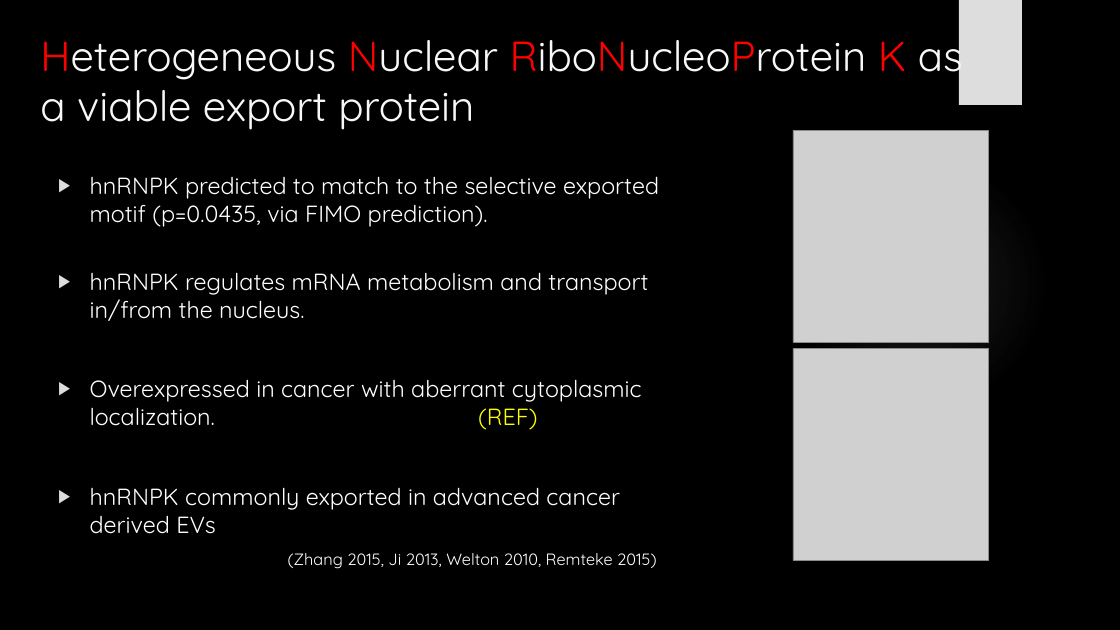
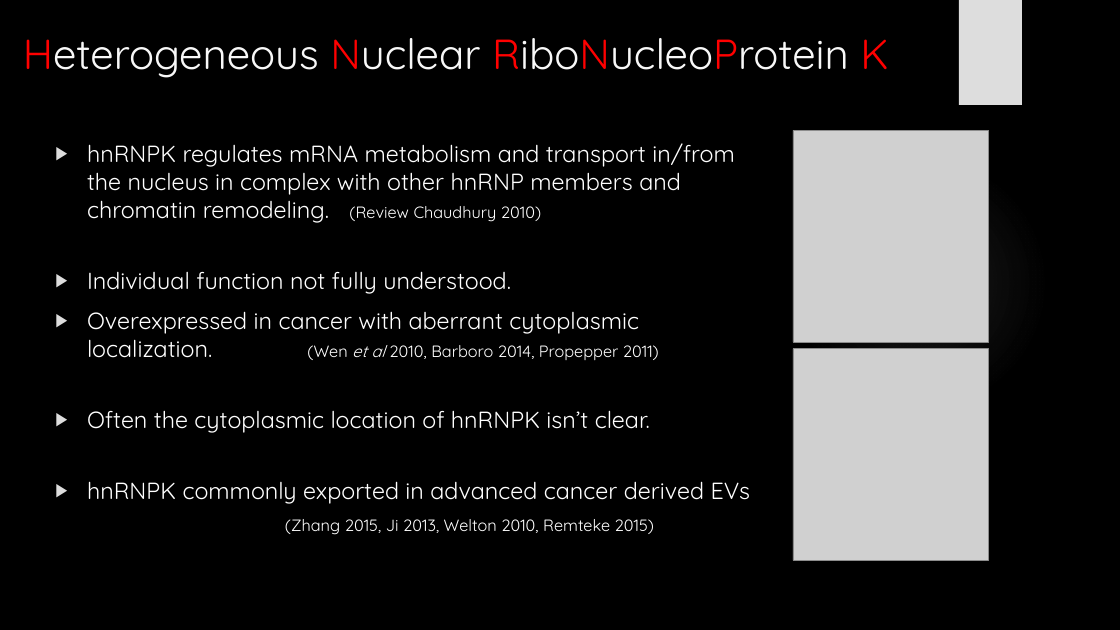
Before and after one commit to HarleyRobinson/Honours2, a slide deck: slide 22 of SeminarSlidesAgain.pptx. Drawn at 1120x630 pixels with LibreOffice and Linux fonts; fonts in the diff are those of the drawing; grey boxes stand for pictures; background and template pictures are left out. Boxes give left, top, right and bottom in pixels: in the first picture for what was removed or moved away, otherwise in the second. Text is boxed around its words. In the diff, an @@ line names an element or a change of style, - is before the commit and + after.

```diff
--- a/SeminarSlidesAgain.pptx
+++ b/SeminarSlidesAgain.pptx
@@ title at (x1=23, y1=38, x2=888, y2=78): text changed @@
-Heterogeneous Nuclear RiboNucleoProtein K as a viable export protein
+Heterogeneous Nuclear RiboNucleoProtein K
@@ text "hnRNPK regulates mRNA metabolism and ..." moved from (x1=90, y1=176, x2=659, y2=569) to (x1=87, y1=143, x2=750, y2=535) @@
@@ text at (x1=87, y1=143, x2=735, y2=433): text changed @@
-▶ hnRNPK predicted to match to the selective exported motif (p=0.0435, via FIMO prediction).
-▶ hnRNPK regulates mRNA metabolism and transport in/from the nucleus.
-▶ Overexpressed in cancer with aberrant cytoplasmic localization. (REF)
+▶ hnRNPK regulates mRNA metabolism and transport in/from the nucleus in complex with other hnRNP members and chromatin remodeling. (Review Chaudhury 2010)
+▶ Individual function not fully understood.
+▶ Overexpressed in cancer with aberrant cytoplasmic localization. (Wen et al 2010, Barboro 2014, Propepper 2011)
+▶ Often the cytoplasmic location of hnRNPK isn’t clear.
```
Also in this commit, not shown: 15 other slides changed, 4 slides added, 20 other files.
